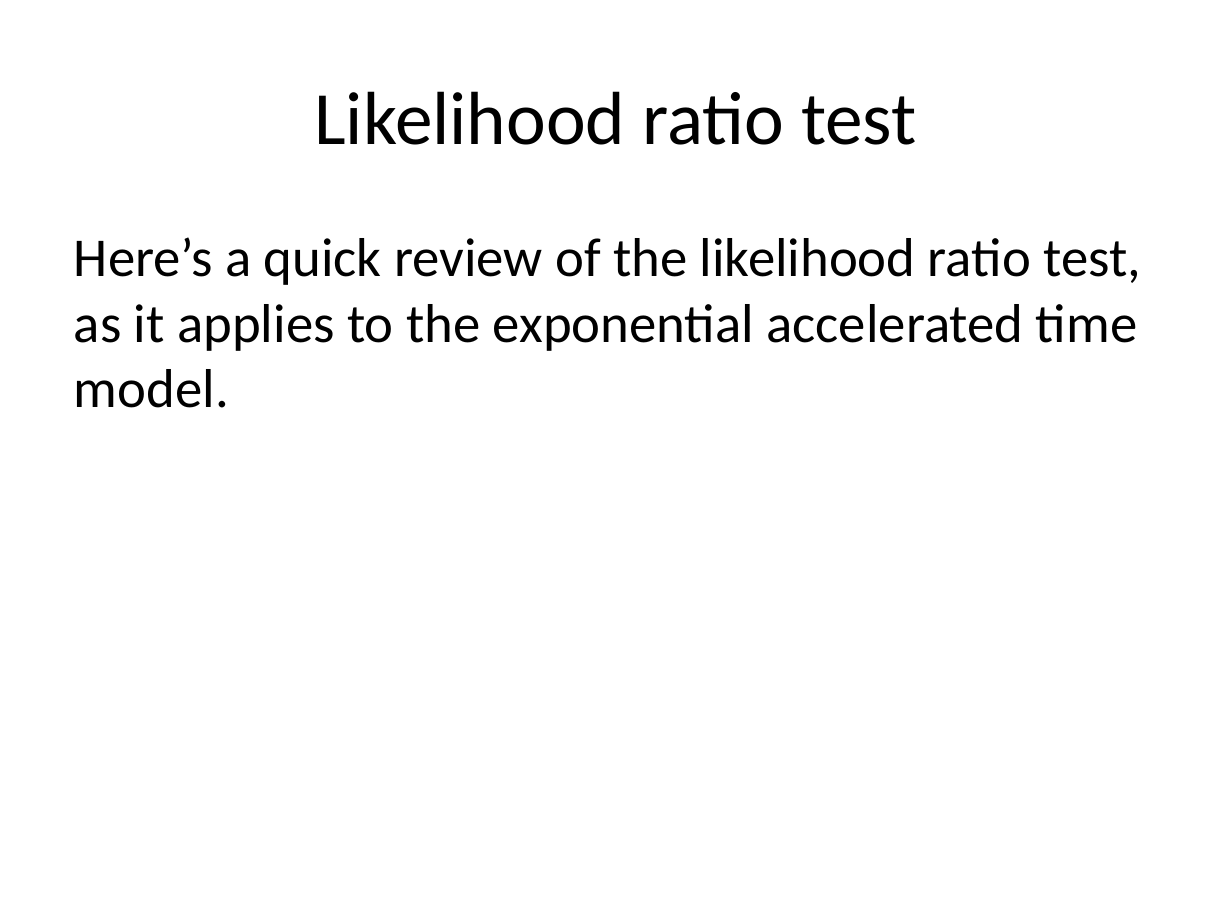
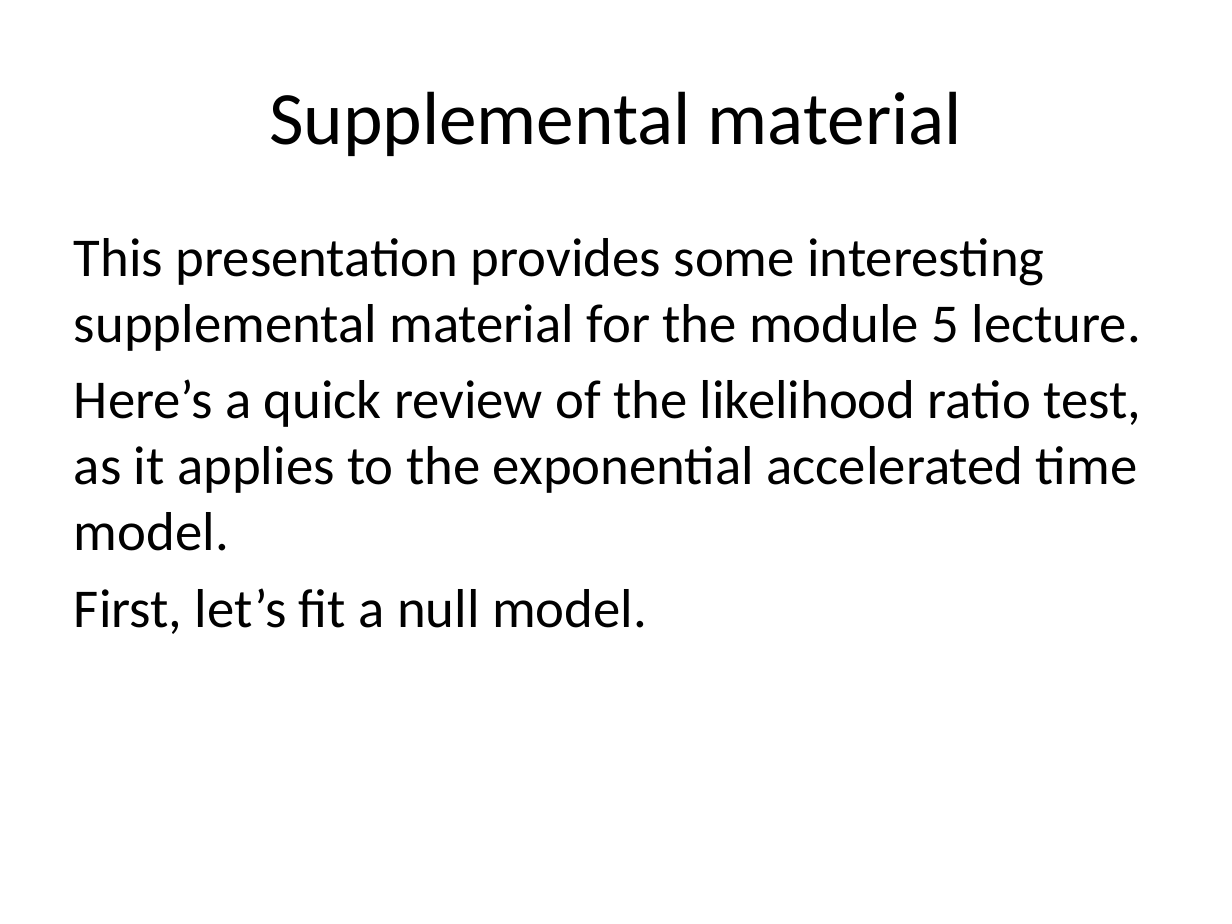
Before and after one commit to pmean/survival-lecture5, a slide deck: slide 2 of r/ppt5a.pptx (slide 13 before the commit). Drawn at 1232x924 pixels with LibreOffice and Linux fonts; fonts in the diff are those of the drawing. Boxes give left, top, right and bottom in pixels: in the first picture for what was removed or moved away, otherwise in the second. Text is boxed around its words. In the diff, an @@ line names an element or a change of style, - is before the commit and + after.

```diff
--- a/r/ppt5a.pptx
+++ b/r/ppt5a.pptx
@@ title at bbox=[269, 91, 962, 156]: text changed @@
-Likelihood ratio test
+Supplemental material
@@ text at bbox=[74, 238, 1141, 351]: paragraph added @@
+This presentation provides some interesting supplemental material for the module 5 lecture.
@@ text at bbox=[74, 588, 647, 634]: paragraph added @@
+First, let’s fit a null model.
```
Also in this commit, not shown: 2 other slides changed, 17 slides added, 23 slides removed, 3 other files.
